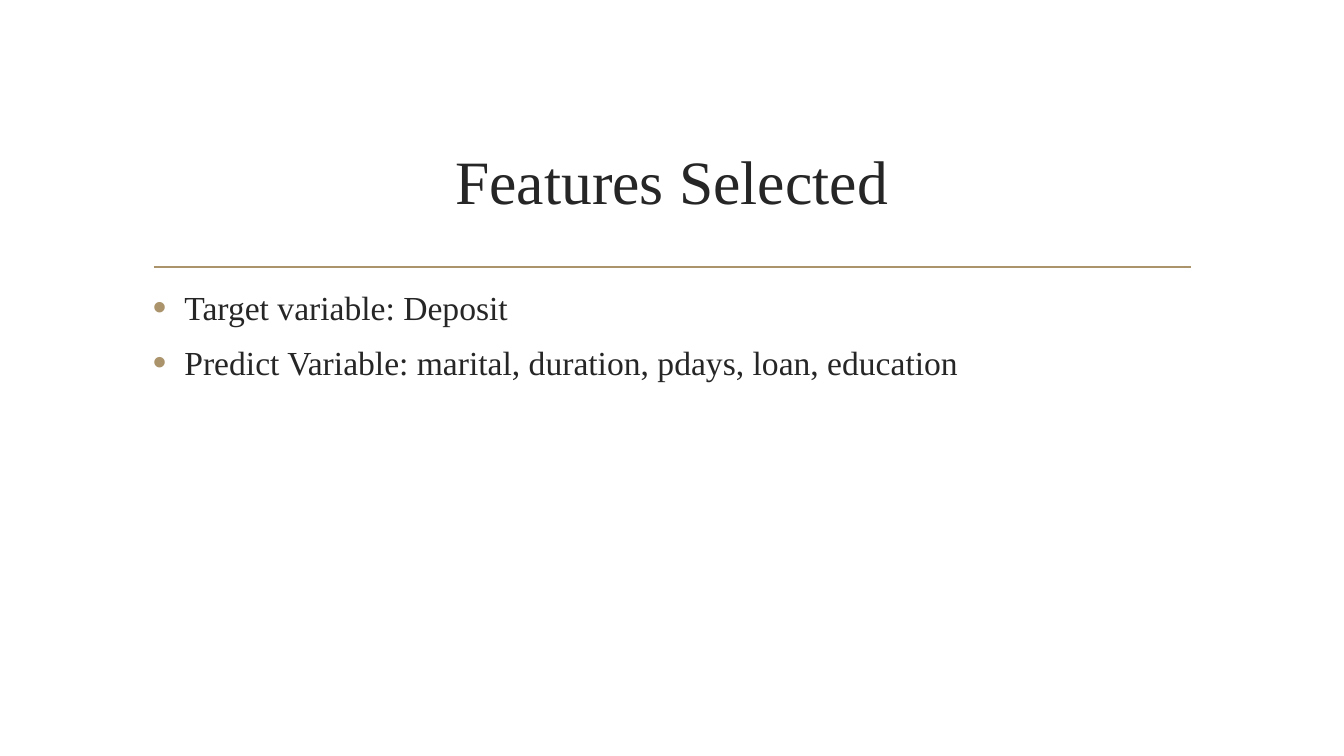
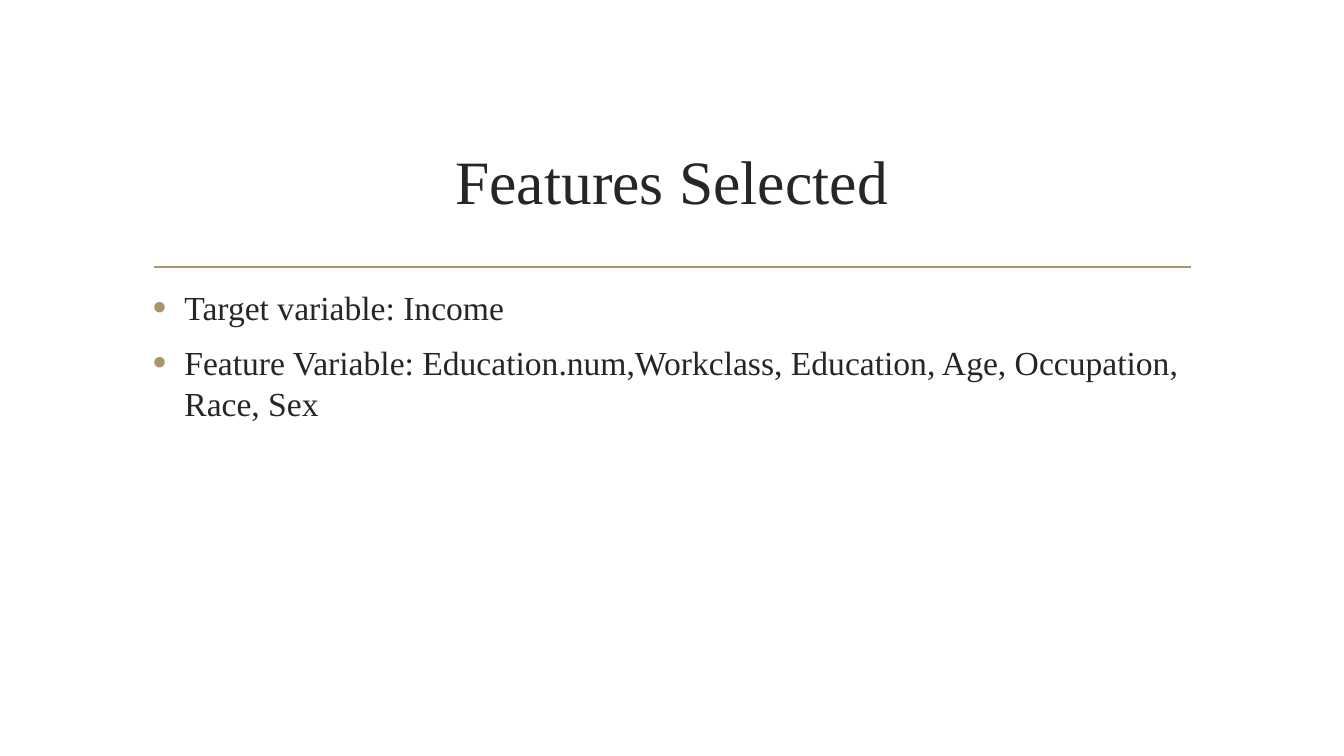
Before and after one commit to Kandarp94/GAMA-Training, a slide deck: slide 5 of Bank Marketing Dataset.pptx (slide 6 before the commit). Drawn at 1344x756 pixels with LibreOffice and Linux fonts; fonts in the diff are those of the drawing; background and template pictures are left out. Boxes give left, top, right and bottom in pixels: in the first picture for what was removed or moved away, otherwise in the second. Text is boxed around its words. In the diff, an @@ line names an element or a change of style, - is before the commit and + after.

```diff
--- a/Bank Marketing Dataset.pptx
+++ b/Bank Marketing Dataset.pptx
@@ text at [184, 296, 1178, 421]: text changed @@
-• Target variable: Deposit
-• Predict Variable: marital, duration, pdays, loan, education
+• Target variable: Income
+• Feature Variable: Education.num,Workclass, Education, Age, Occupation, Race, Sex
```
Also in this commit, not shown: 5 other slides changed, 1 slide added, 2 slides removed.
